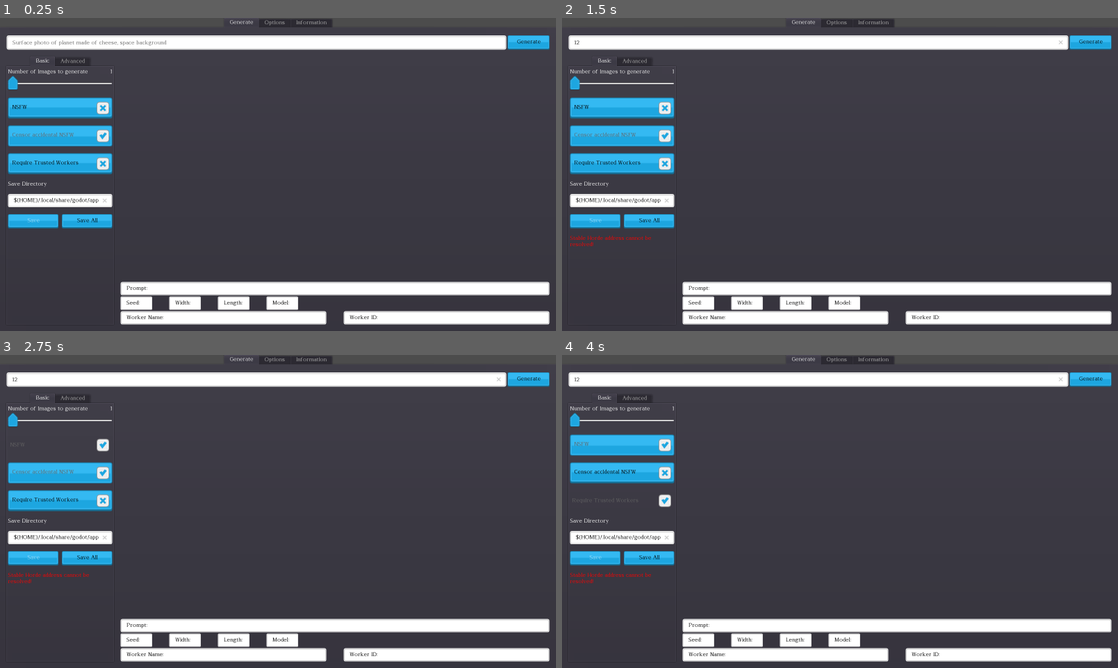
Above: before the commit, frames 1-4 (two rows, left to right).
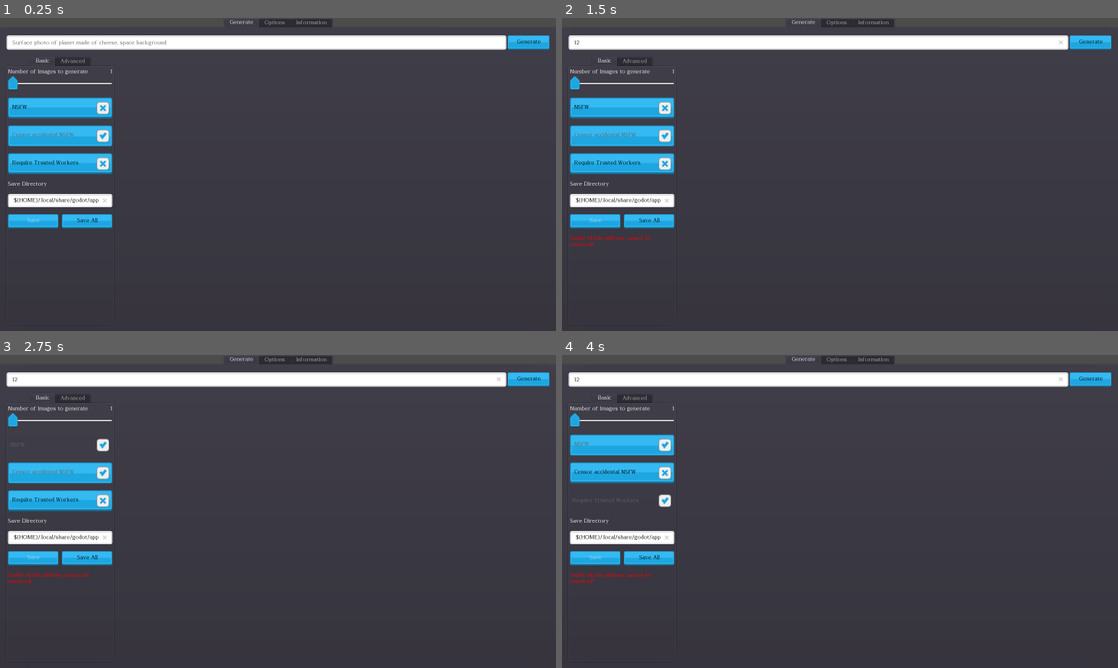
Above: after the commit, the same moments.

Repository: Haidra-Org/Lucid-Creations
Game: Godot game, scene res://StableHordeClient.tscn
Two runs of this game, one before a commit and one after it. Both use one fixed random seed, a clock stepped at 60 frames per second and the inputs below.
Inputs (mouse positions are in pixels of both pictures, inside the frame that each line leads up to):
- Up to frame 1 (0.25 s): no input
- Up to frame 2 (1.5 s): click (817, 43) at 0.52 s; type "12" at 0.6 s; click "Generate" at 1.25 s
- Up to frame 3 (2.75 s): click "NSFW" at 2 s
- Up to frame 4 (4 s): click "Censor accidental NSFW" at 2.75 s; click "Require Trusted Workers" at 3.5 s

The runs differ from the first frame. In frame 1, 7.7% of the frame differs, in the area x 21-99%, y 84-98%; in frame 2, 7.7%; in frame 3, 7.7%; in frame 4, 7.7%.

Commit message:
remember prompt option

Diff:
--- /dev/null
+++ b/Options.gd
@@ -0,0 +1,10 @@
+extends MarginContainer
+
+onready var remember_prompt = $"%RememberPrompt"
+
+func _ready():
+	remember_prompt.pressed = globals.config.get_value("Options", "remember_prompt", false)
+	remember_prompt.connect("toggled",self,"_on_remember_prompt_pressed")
+
+func _on_remember_prompt_pressed(pressed: bool) -> void:
+	globals.set_setting("remember_prompt", pressed, "Options")
--- a/StableHordeClient.gd
+++ b/StableHordeClient.gd
@@ -23,6 +23,7 @@
 onready var api_key_label := $"%APIKeyLabel"
 onready var grid_scroll = $"%GridScroll"
 onready var display_focus = $"%DisplayFocus"
+onready var focused_image = $"%FocusedImage"
 onready var image_seed = $"%ImageSeed"
 onready var image_width = $"%ImageWidth"
 onready var image_length = $"%ImageLength"
@@ -47,9 +48,9 @@
 onready var censor_nsfw = $"%CensorNSFW"
 onready var trusted_workers = $"%TrustedWorkers"
 onready var model_select = $"%ModelSelect"
-
-
-var controls_width := 500
+onready var controls = $"%Controls"
+
+
 
 func _ready():
 	# warning-ignore:return_value_discarded
@@ -89,6 +90,8 @@
 	else:
 		save_dir.text = default_save_dir
 		_set_default_savedir_path(true)
+	if globals.config.get_value("Options", "remember_prompt"):
+		prompt_line_edit.text = globals.config.get_value("Options", "saved_prompt")
 
 	# warning-ignore:return_value_discarded
 	get_viewport().connect("size_changed", self, '_on_viewport_resized')
@@ -143,6 +146,7 @@
 	prompt_cover.visible = true
 	progress_text.visible = true
 	stable_horde_client.generate(prompt_line_edit.text)
+	globals.set_setting("saved_prompt", prompt_line_edit.text, "Options")
 
 
 func _on_CancelButton_pressed():
@@ -200,7 +204,7 @@
 
 func _on_viewport_resized() -> void:
 	# Disabling now with the tabs
-	return
+#	return
 	# warning-ignore:unreachable_code
 	if not display_focus.visible:
 		_sets_size_without_display_focus()
@@ -210,7 +214,7 @@
 
 func _sets_size_without_display_focus() -> void:
 	grid_scroll.size_flags_vertical = SIZE_EXPAND_FILL
-	grid_scroll.rect_min_size.x = (get_viewport().size.x - controls_width) * 0.75
+	grid_scroll.rect_min_size.x = (get_viewport().size.x - controls.rect_size.x) * 0.88
 	grid_scroll.rect_size.x = grid_scroll.rect_min_size.x
 #	grid_scroll.rect_min_size.y = get_viewport().size.y - image_info.rect_size.y - 100
 	grid_scroll.rect_min_size.y = 0
@@ -220,7 +224,7 @@
 
 func _sets_size_with_display_focus() -> void:
 	grid_scroll.size_flags_vertical = SIZE_FILL
-	grid_scroll.rect_min_size.x = (get_viewport().size.x - controls_width) * 0.75
+	grid_scroll.rect_min_size.x = (get_viewport().size.x - controls.rect_size.x) * 0.88
 	grid_scroll.rect_size.x = grid_scroll.rect_min_size.x
 	grid_scroll.rect_min_size.y = 140
 	for tr in grid.get_children():
@@ -274,7 +278,7 @@
 
 func focus_on_image(imagetex: AIImageTexture) -> void:
 	_sets_size_with_display_focus()
-	display_focus.texture = imagetex
+	focused_image.texture = imagetex
 	display_focus.show()
 	_fill_in_details(imagetex)
 	save.disabled = false
@@ -321,7 +325,7 @@
 func _on_save_pressed() -> void:
 	_on_savedir_entered(save_dir.text)
 	var save_dir_path : String = globals.config.get_value("Config", "default_save_dir", "user://")
-	display_focus.texture.save_in_dir(save_dir_path)
+	focused_image.texture.save_in_dir(save_dir_path)
 
 func _on_save_all_pressed() -> void:
 	var save_dir_path : String = globals.config.get_value("Config", "default_save_dir", "user://")
@@ -340,7 +344,6 @@
 func _check_html5() -> void:
 	if OS.get_name() != "HTML5":
 		return
-	controls_width = 200
 	save.hide()
 	save_all.hide()
 	save_dir.hide()
--- a/StableHordeClient.tscn
+++ b/StableHordeClient.tscn
@@ -10,6 +10,7 @@
 [ext_resource path="res://theme/components/grey_button05.png" type="Texture" id=8]
 [ext_resource path="res://addons/stable_horde_client/stable_horde_models.gd" type="Script" id=9]
 [ext_resource path="res://ModelSelect.gd" type="Script" id=10]
+[ext_resource path="res://Options.gd" type="Script" id=11]
 
 [sub_resource type="StyleBoxTexture" id=2]
 texture = ExtResource( 8 )
@@ -150,11 +151,12 @@
 size_flags_vertical = 3
 custom_constants/separation = 20
 
-[node name="TabContainer" type="TabContainer" parent="Generate/VBoxContainer/MainArea"]
+[node name="Controls" type="TabContainer" parent="Generate/VBoxContainer/MainArea"]
+unique_name_in_owner = true
 margin_right = 308.0
 margin_bottom = 770.0
 
-[node name="Basic" type="VBoxContainer" parent="Generate/VBoxContainer/MainArea/TabContainer"]
+[node name="Basic" type="VBoxContainer" parent="Generate/VBoxContainer/MainArea/Controls"]
 unique_name_in_owner = true
 anchor_right = 1.0
 anchor_bottom = 1.0
@@ -166,19 +168,19 @@
 size_flags_horizontal = 3
 custom_constants/separation = 20
 
-[node name="Amount" parent="Generate/VBoxContainer/MainArea/TabContainer/Basic" instance=ExtResource( 5 )]
+[node name="Amount" parent="Generate/VBoxContainer/MainArea/Controls/Basic" instance=ExtResource( 5 )]
 unique_name_in_owner = true
 margin_right = 300.0
 margin_bottom = 63.0
 
-[node name="NSFW" type="CheckButton" parent="Generate/VBoxContainer/MainArea/TabContainer/Basic"]
+[node name="NSFW" type="CheckButton" parent="Generate/VBoxContainer/MainArea/Controls/Basic"]
 unique_name_in_owner = true
 margin_top = 83.0
 margin_right = 300.0
 margin_bottom = 143.251
 text = "NSFW"
 
-[node name="CensorNSFW" type="CheckButton" parent="Generate/VBoxContainer/MainArea/TabContainer/Basic"]
+[node name="CensorNSFW" type="CheckButton" parent="Generate/VBoxContainer/MainArea/Controls/Basic"]
 unique_name_in_owner = true
 margin_top = 163.0
 margin_right = 300.0
@@ -186,14 +188,14 @@
 pressed = true
 text = "Censor accidental NSFW"
 
-[node name="TrustedWorkers" type="CheckButton" parent="Generate/VBoxContainer/MainArea/TabContainer/Basic"]
+[node name="TrustedWorkers" type="CheckButton" parent="Generate/VBoxContainer/MainArea/Controls/Basic"]
 unique_name_in_owner = true
 margin_top = 243.0
 margin_right = 300.0
 margin_bottom = 303.251
 text = "Require Trusted Workers"
 
-[node name="SaveDirLabel" type="Label" parent="Generate/VBoxContainer/MainArea/TabContainer/Basic"]
+[node name="SaveDirLabel" type="Label" parent="Generate/VBoxContainer/MainArea/Controls/Basic"]
 unique_name_in_owner = true
 margin_top = 323.0
 margin_right = 300.0
@@ -201,20 +203,20 @@
 text = "Save Directory"
 autowrap = true
 
-[node name="SaveDir" type="LineEdit" parent="Generate/VBoxContainer/MainArea/TabContainer/Basic"]
+[node name="SaveDir" type="LineEdit" parent="Generate/VBoxContainer/MainArea/Controls/Basic"]
 unique_name_in_owner = true
 margin_top = 360.0
 margin_right = 300.0
 margin_bottom = 398.434
 clear_button_enabled = true
 
-[node name="SaveButtons" type="HBoxContainer" parent="Generate/VBoxContainer/MainArea/TabContainer/Basic"]
+[node name="SaveButtons" type="HBoxContainer" parent="Generate/VBoxContainer/MainArea/Controls/Basic"]
 margin_top = 418.0
 margin_right = 300.0
 margin_bottom = 459.0
 custom_constants/separation = 10
 
-[node name="Save" type="Button" parent="Generate/VBoxContainer/MainArea/TabContainer/Basic/SaveButtons"]
+[node name="Save" type="Button" parent="Generate/VBoxContainer/MainArea/Controls/Basic/SaveButtons"]
 unique_name_in_owner = true
 margin_right = 145.0
 margin_bottom = 41.251
@@ -222,7 +224,7 @@
 disabled = true
 text = "Save"
 
-[node name="SaveAll" type="Button" parent="Generate/VBoxContainer/MainArea/TabContainer/Basic/SaveButtons"]
+[node name="SaveAll" type="Button" parent="Generate/VBoxContainer/MainArea/Controls/Basic/SaveButtons"]
 unique_name_in_owner = true
 margin_left = 155.0
 margin_right = 300.0
@@ -230,7 +232,7 @@
 size_flags_horizontal = 3
 text = "Save All"
 
-[node name="StatusText" type="RichTextLabel" parent="Generate/VBoxContainer/MainArea/TabContainer/Basic"]
+[node name="StatusText" type="RichTextLabel" parent="Generate/VBoxContainer/MainArea/Controls/Basic"]
 unique_name_in_owner = true
 margin_top = 479.0
 margin_right = 300.0
@@ -238,7 +240,7 @@
 bbcode_enabled = true
 fit_content_height = true
 
-[node name="Advanced" type="VBoxContainer" parent="Generate/VBoxContainer/MainArea/TabContainer"]
+[node name="Advanced" type="VBoxContainer" parent="Generate/VBoxContainer/MainArea/Controls"]
 unique_name_in_owner = true
 visible = false
 anchor_right = 1.0
@@ -250,14 +252,14 @@
 rect_min_size = Vector2( 300, 0 )
 custom_constants/separation = 20
 
-[node name="ModelSelectLabel" type="Label" parent="Generate/VBoxContainer/MainArea/TabContainer/Advanced"]
+[node name="ModelSelectLabel" type="Label" parent="Generate/VBoxContainer/MainArea/Controls/Advanced"]
 margin_top = 527.0
 margin_right = 300.0
 margin_bottom = 544.0
 text = "Model"
 autowrap = true
 
-[node name="ModelSelect" type="OptionButton" parent="Generate/VBoxContainer/MainArea/TabContainer/Advanced"]
+[node name="ModelSelect" type="OptionButton" parent="Generate/VBoxContainer/MainArea/Controls/Advanced"]
 unique_name_in_owner = true
 margin_top = 564.0
 margin_right = 300.0
@@ -267,45 +269,45 @@
 selected = 0
 script = ExtResource( 10 )
 
-[node name="StableHordeModels" type="HTTPRequest" parent="Generate/VBoxContainer/MainArea/TabContainer/Advanced/ModelSelect"]
+[node name="StableHordeModels" type="HTTPRequest" parent="Generate/VBoxContainer/MainArea/Controls/Advanced/ModelSelect"]
 unique_name_in_owner = true
 script = ExtResource( 9 )
 
-[node name="Width" parent="Generate/VBoxContainer/MainArea/TabContainer/Advanced" instance=ExtResource( 5 )]
+[node name="Width" parent="Generate/VBoxContainer/MainArea/Controls/Advanced" instance=ExtResource( 5 )]
 unique_name_in_owner = true
 margin_right = 300.0
 margin_bottom = 63.0
 config_setting = "width"
 
-[node name="Height" parent="Generate/VBoxContainer/MainArea/TabContainer/Advanced" instance=ExtResource( 5 )]
+[node name="Height" parent="Generate/VBoxContainer/MainArea/Controls/Advanced" instance=ExtResource( 5 )]
 unique_name_in_owner = true
 margin_top = 83.0
 margin_right = 300.0
 margin_bottom = 146.0
 config_setting = "height"
 
-[node name="StepsSlider" parent="Generate/VBoxContainer/MainArea/TabContainer/Advanced" instance=ExtResource( 5 )]
+[node name="StepsSlider" parent="Generate/VBoxContainer/MainArea/Controls/Advanced" instance=ExtResource( 5 )]
 unique_name_in_owner = true
 margin_top = 166.0
 margin_right = 300.0
 margin_bottom = 229.0
 config_setting = "steps"
 
-[node name="ConfigSlider" parent="Generate/VBoxContainer/MainArea/TabContainer/Advanced" instance=ExtResource( 5 )]
+[node name="ConfigSlider" parent="Generate/VBoxContainer/MainArea/Controls/Advanced" instance=ExtResource( 5 )]
 unique_name_in_owner = true
 margin_top = 249.0
 margin_right = 300.0
 margin_bottom = 352.0
 config_setting = "cfg_scale"
 
-[node name="SamplerMethodLabel" type="Label" parent="Generate/VBoxContainer/MainArea/TabContainer/Advanced"]
+[node name="SamplerMethodLabel" type="Label" parent="Generate/VBoxContainer/MainArea/Controls/Advanced"]
 margin_top = 372.0
 margin_right = 300.0
 margin_bottom = 409.0
 text = "Sampling method (k_lms is default k-diffusion sampler)"
 autowrap = true
 
-[node name="SamplerMethod" type="OptionButton" parent="Generate/VBoxContainer/MainArea/TabContainer/Advanced"]
+[node name="SamplerMethod" type="OptionButton" parent="Generate/VBoxContainer/MainArea/Controls/Advanced"]
 unique_name_in_owner = true
 margin_top = 429.0
 margin_right = 300.0
@@ -314,14 +316,14 @@
 items = [ "k_lms", null, false, 0, null, "k_heun", null, false, 1, null, "k_euler", null, false, 2, null, "k_euler_a", null, false, 3, null, "k_dpm_2", null, false, 4, null, "k_dpm_2_a", null, false, 5, null, "DDIM", null, false, 6, null, "PLMS", null, false, 7, null ]
 selected = 0
 
-[node name="SeedLabel" type="Label" parent="Generate/VBoxContainer/MainArea/TabContainer/Advanced"]
+[node name="SeedLabel" type="Label" parent="Generate/VBoxContainer/MainArea/Controls/Advanced"]
 margin_top = 490.0
 margin_right = 300.0
 margin_bottom = 507.0
 text = "Seed (blank to randomize)"
 autowrap = true
 
-[node name="Seed" type="LineEdit" parent="Generate/VBoxContainer/MainArea/TabContainer/Advanced"]
+[node name="Seed" type="LineEdit" parent="Generate/VBoxContainer/MainArea/Controls/Advanced"]
 unique_name_in_owner = true
 margin_top = 625.0
 margin_right = 300.0
@@ -334,47 +336,38 @@
 margin_bottom = 770.0
 size_flags_horizontal = 3
 
-[node name="DisplayFocus" type="TextureRect" parent="Generate/VBoxContainer/MainArea/Display"]
-unique_name_in_owner = true
-visible = false
+[node name="DisplayFocus" type="VBoxContainer" parent="Generate/VBoxContainer/MainArea/Display"]
+unique_name_in_owner = true
+visible = false
+margin_right = 1234.0
+margin_bottom = 166.0
+size_flags_vertical = 3
+
+[node name="FocusedImage" type="TextureRect" parent="Generate/VBoxContainer/MainArea/Display/DisplayFocus"]
+unique_name_in_owner = true
 margin_right = 1234.0
 margin_bottom = 40.0
 size_flags_vertical = 3
 expand = true
 stretch_mode = 4
 
-[node name="GridScroll" type="ScrollContainer" parent="Generate/VBoxContainer/MainArea/Display"]
-unique_name_in_owner = true
-margin_right = 1234.0
-margin_bottom = 644.0
-rect_min_size = Vector2( 900, 600 )
-size_flags_vertical = 3
-
-[node name="Grid" type="GridContainer" parent="Generate/VBoxContainer/MainArea/Display/GridScroll"]
-unique_name_in_owner = true
-margin_right = 1234.0
-margin_bottom = 644.0
-size_flags_horizontal = 3
-size_flags_vertical = 3
-columns = 9
-
-[node name="ImagePrompt" type="LineEdit" parent="Generate/VBoxContainer/MainArea/Display"]
-unique_name_in_owner = true
-margin_top = 648.0
-margin_right = 1234.0
-margin_bottom = 686.434
+[node name="ImagePrompt" type="LineEdit" parent="Generate/VBoxContainer/MainArea/Display/DisplayFocus"]
+unique_name_in_owner = true
+margin_top = 44.0
+margin_right = 1234.0
+margin_bottom = 82.4343
 size_flags_horizontal = 3
 text = "Prompt:"
 editable = false
 
-[node name="ImageInfo" type="HBoxContainer" parent="Generate/VBoxContainer/MainArea/Display"]
-unique_name_in_owner = true
-margin_top = 690.0
-margin_right = 1234.0
-margin_bottom = 728.0
+[node name="ImageInfo" type="HBoxContainer" parent="Generate/VBoxContainer/MainArea/Display/DisplayFocus"]
+unique_name_in_owner = true
+margin_top = 86.0
+margin_right = 1234.0
+margin_bottom = 124.0
 custom_constants/separation = 50
 
-[node name="ImageSeed" type="LineEdit" parent="Generate/VBoxContainer/MainArea/Display/ImageInfo"]
+[node name="ImageSeed" type="LineEdit" parent="Generate/VBoxContainer/MainArea/Display/DisplayFocus/ImageInfo"]
 unique_name_in_owner = true
 margin_right = 90.8655
 margin_bottom = 38.4343
@@ -382,7 +375,7 @@
 editable = false
 expand_to_text_length = true
 
-[node name="ImageWidth" type="LineEdit" parent="Generate/VBoxContainer/MainArea/Display/ImageInfo"]
+[node name="ImageWidth" type="LineEdit" parent="Generate/VBoxContainer/MainArea/Display/DisplayFocus/ImageInfo"]
 unique_name_in_owner = true
 margin_left = 140.0
 margin_right = 230.866
@@ -391,7 +384,7 @@
 editable = false
 expand_to_text_length = true
 
-[node name="ImageLength" type="LineEdit" parent="Generate/VBoxContainer/MainArea/Display/ImageInfo"]
+[node name="ImageLength" type="LineEdit" parent="Generate/VBoxContainer/MainArea/Display/DisplayFocus/ImageInfo"]
 unique_name_in_owner = true
 margin_left = 280.0
 margin_right = 370.866
@@ -400,7 +393,7 @@
 editable = false
 expand_to_text_length = true
 
-[node name="Model" type="LineEdit" parent="Generate/VBoxContainer/MainArea/Display/ImageInfo"]
+[node name="Model" type="LineEdit" parent="Generate/VBoxContainer/MainArea/Display/DisplayFocus/ImageInfo"]
 unique_name_in_owner = true
 margin_left = 420.0
 margin_right = 510.866
@@ -409,14 +402,14 @@
 editable = false
 expand_to_text_length = true
 
-[node name="WorkerInfo" type="HBoxContainer" parent="Generate/VBoxContainer/MainArea/Display"]
-unique_name_in_owner = true
-margin_top = 732.0
-margin_right = 1234.0
-margin_bottom = 770.0
+[node name="WorkerInfo" type="HBoxContainer" parent="Generate/VBoxContainer/MainArea/Display/DisplayFocus"]
+unique_name_in_owner = true
+margin_top = 128.0
+margin_right = 1234.0
+margin_bottom = 166.0
 custom_constants/separation = 50
 
-[node name="WorkerName" type="LineEdit" parent="Generate/VBoxContainer/MainArea/Display/WorkerInfo"]
+[node name="WorkerName" type="LineEdit" parent="Generate/VBoxContainer/MainArea/Display/DisplayFocus/WorkerInfo"]
 unique_name_in_owner = true
 margin_right = 592.0
 margin_bottom = 38.4343
@@ -424,7 +417,7 @@
 text = "Worker Name:"
 editable = false
 
-[node name="WorkerID" type="LineEdit" parent="Generate/VBoxContainer/MainArea/Display/WorkerInfo"]
+[node name="WorkerID" type="LineEdit" parent="Generate/VBoxContainer/MainArea/Display/DisplayFocus/WorkerInfo"]
 unique_name_in_owner = true
 margin_left = 642.0
 margin_right = 1234.0
@@ -432,6 +425,21 @@
 size_flags_horizontal = 3
 text = "Worker ID:"
 editable = false
+
+[node name="GridScroll" type="ScrollContainer" parent="Generate/VBoxContainer/MainArea/Display"]
+unique_name_in_owner = true
+margin_right = 1234.0
+margin_bottom = 770.0
+rect_min_size = Vector2( 900, 600 )
+size_flags_vertical = 3
+
+[node name="Grid" type="GridContainer" parent="Generate/VBoxContainer/MainArea/Display/GridScroll"]
+unique_name_in_owner = true
+margin_right = 1234.0
+margin_bottom = 770.0
+size_flags_horizontal = 3
+size_flags_vertical = 3
+columns = 9
 
 [node name="Options" type="MarginContainer" parent="."]
 visible = false
@@ -445,6 +453,7 @@
 custom_constants/margin_top = 15
 custom_constants/margin_left = 15
 custom_constants/margin_bottom = 15
+script = ExtResource( 11 )
 
 [node name="VBC" type="VBoxContainer" parent="Options"]
 margin_left = 15.0
@@ -480,6 +489,14 @@
 margin_bottom = 60.4343
 secret = true
 clear_button_enabled = true
+
+[node name="RememberPrompt" type="CheckButton" parent="Options/VBC/HBC/VBCLeft"]
+unique_name_in_owner = true
+margin_left = 522.0
+margin_top = 83.0
+margin_right = 822.0
+margin_bottom = 143.251
+text = "Remember Prompt"
 
 [node name="VBCMiddle" type="VBoxContainer" parent="Options/VBC/HBC"]
 margin_left = 522.0
@@ -517,7 +534,7 @@
 margin_left = 4.0
 margin_top = 35.0
 margin_right = -4.0
-margin_bottom = -4.0
+margin_bottom = 160.0
 custom_constants/margin_right = 15
 custom_constants/margin_top = 15
 custom_constants/margin_left = 15
@@ -527,7 +544,7 @@
 margin_left = 15.0
 margin_top = 15.0
 margin_right = 1577.0
-margin_bottom = 846.0
+margin_bottom = 1010.0
 custom_constants/separation = 10
 
 [node name="HBoxContainer" type="HBoxContainer" parent="Information/VBoxContainer"]
@@ -594,7 +611,7 @@
 fit_content_height = true
 script = ExtResource( 6 )
 
-[connection signal="meta_clicked" from="Generate/VBoxContainer/MainArea/TabContainer/Basic/StatusText" to="." method="_on_StatusText_meta_clicked"]
+[connection signal="meta_clicked" from="Generate/VBoxContainer/MainArea/Controls/Basic/StatusText" to="." method="_on_StatusText_meta_clicked"]
 [connection signal="meta_clicked" from="Options/VBC/HBC/VBCLeft/APIKeyLabel" to="." method="_on_APIKeyLabel_meta_clicked"]
 [connection signal="text_changed" from="Options/VBC/HBC/VBCLeft/APIKey" to="." method="_on_APIKey_text_changed"]
 [connection signal="meta_clicked" from="Information/VBoxContainer/HBC/VBC1/Infodump" to="Information/VBoxContainer/HBC/VBC1/Infodump" method="_on_Infodump_meta_clicked"]
Not shown: 1 places in StableHordeClient.tscn that only renumber resources
